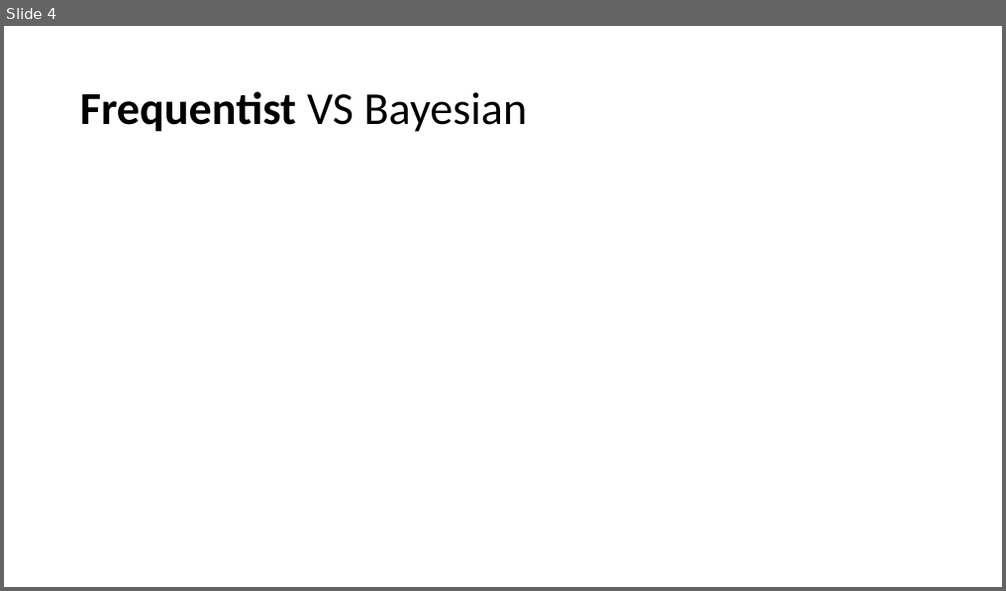
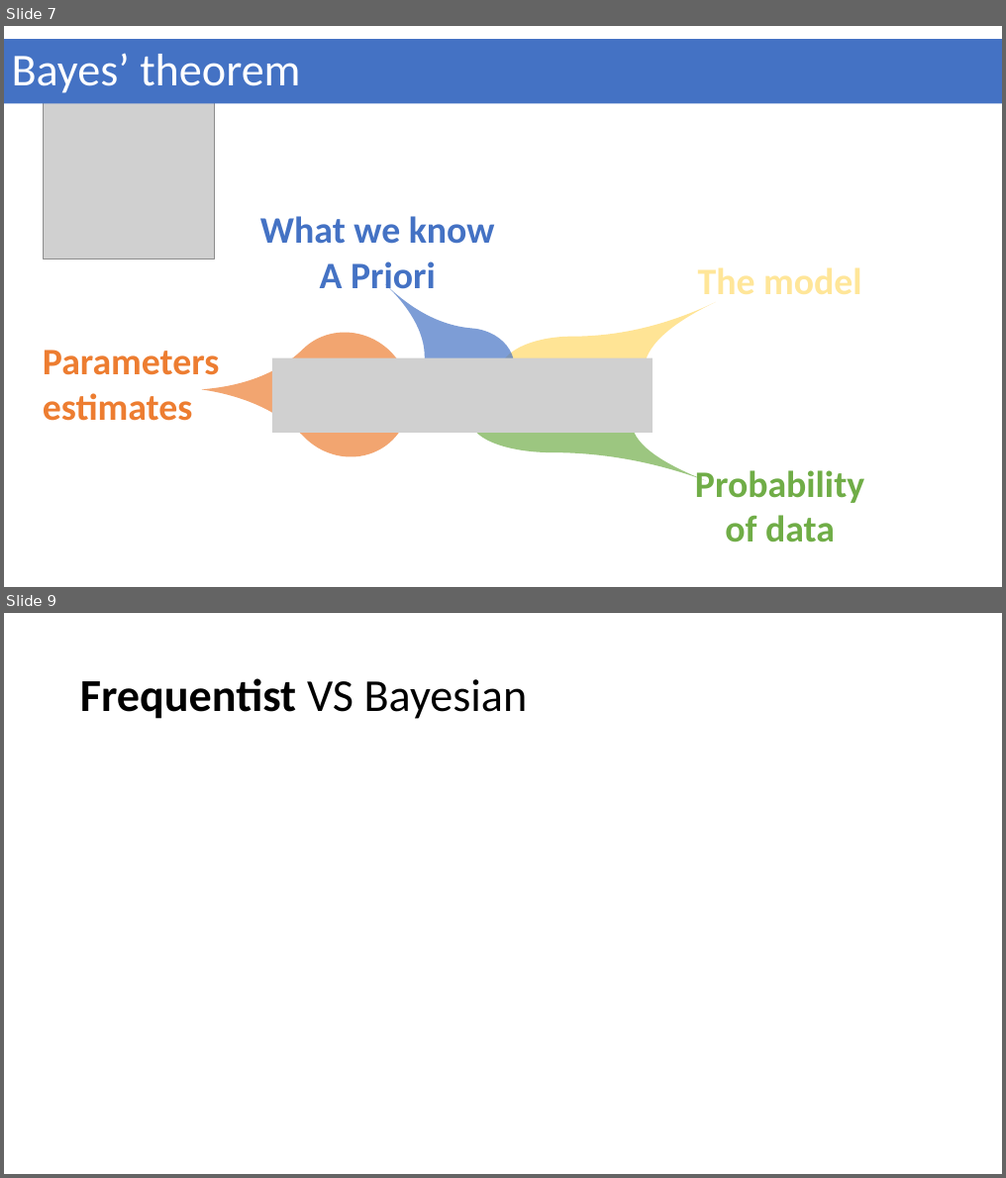
Before and after one commit to geek-lunch/workshops, a slide deck: Intro_to_bayesian/bayesian_stats_with_stan_and_brms.pptx. Shown one above the other, each under a label of ours: slide 4 before the commit, slides 7 and 9 after it; the slides between them are not shown. The pictures are 1006x591 and 1006x1178 pixels, drawn with LibreOffice and Linux fonts; fonts in the diff are those of the drawing; grey boxes stand for pictures. Boxes give left, top, right and bottom in pixels: in the first picture for what was removed or moved away, otherwise in the second. Text is boxed around its words. In the diff, an @@ line names an element or a change of style, - is before the commit and + after.

Commit message:
added details to illustrate Bayes theorem and its philosophy background

```diff
--- a/Intro_to_bayesian/bayesian_stats_with_stan_and_brms.pptx
+++ b/Intro_to_bayesian/bayesian_stats_with_stan_and_brms.pptx
@@ slide 7 added at (4, 26, 1002, 587), background #FFFFFF @@
@@ title added at (4, 39, 1002, 103), fill #4472C4, 44 pt, text #FFFFFF @@
+Bayes’ theorem
@@ picture added at (43, 94, 214, 260) @@
@@ text added at (260, 216, 495, 297), 36 pt, text #4472C4, bold @@
+What we know A Priori
@@ teardrop added at (259, 307, 436, 483), fill #ED7D31 at 69% opacity @@
@@ text added at (43, 350, 219, 421), 36 pt, text #ED7D31, bold @@
+Parameters estimates
@@ teardrop added at (422, 325, 517, 405), fill #4472C4 at 69% opacity @@
@@ teardrop added at (500, 337, 645, 405), fill #FFD966 at 69% opacity @@
@@ picture added at (272, 359, 652, 433) @@
@@ teardrop added at (471, 392, 632, 453), fill #70AD47 at 69% opacity @@
@@ text added at (695, 471, 864, 543), 36 pt, text #70AD47, bold @@
+Probability of data
@@ what was slide 4 is now slide 9 @@
```
Also in this commit, not shown: 2 slides changed, 5 other slides added, 1 slide removed.
